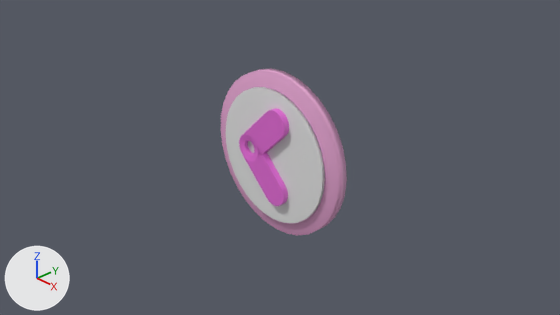
One commit to the Blender file Blender/button.blend: the scene before it, then after it.
Both versions are drawn from the file's camera 'Camera'. The axes (+X, +Y, +Z) are drawn at lower left. The lights are the same throughout.
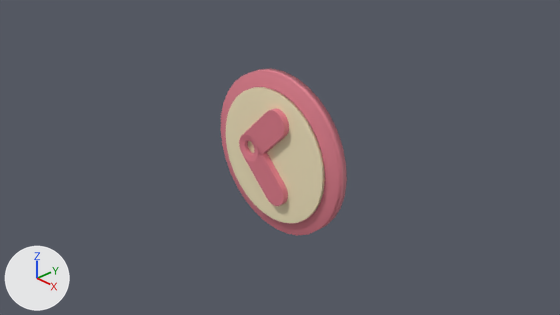
Pixel boxes (x1, y1, x2, y2) of what changed, in the pictures (560 x 315 px):
'Cylinder.001', recoloured (white to beige)
    both: (226, 87, 325, 224)
'Cylinder', recoloured
    both: (221, 68, 347, 235)
'Cylinder.003', recoloured
    both: (239, 109, 289, 206)

The edits, one by one:
Material 'Material.001' (mat_material_001) changes colour from pink #e7a6d3 to pink #e58291; in linear values from (0.8, 0.379, 0.648) to (0.784, 0.222, 0.282).
Material 'Arrow' (mat_arrow) changes colour from pink #e76cd9 to pink #e57f8e; in linear values from (0.8, 0.15, 0.694) to (0.784, 0.211, 0.272).
Material 'Material.002' (mat_material_002) changes colour from white #e7e7e7 to beige #faecc4; in linear values from (0.8, 0.8, 0.8) to (0.956, 0.836, 0.551).
